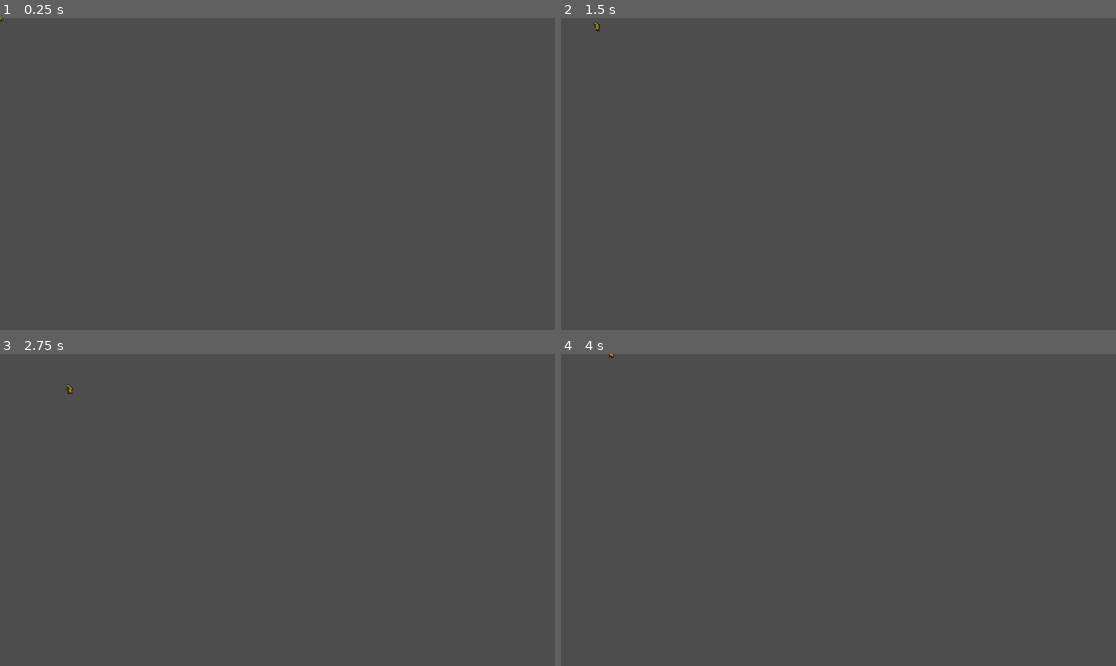
Above: before the commit, frames 1-4 (two rows, left to right).
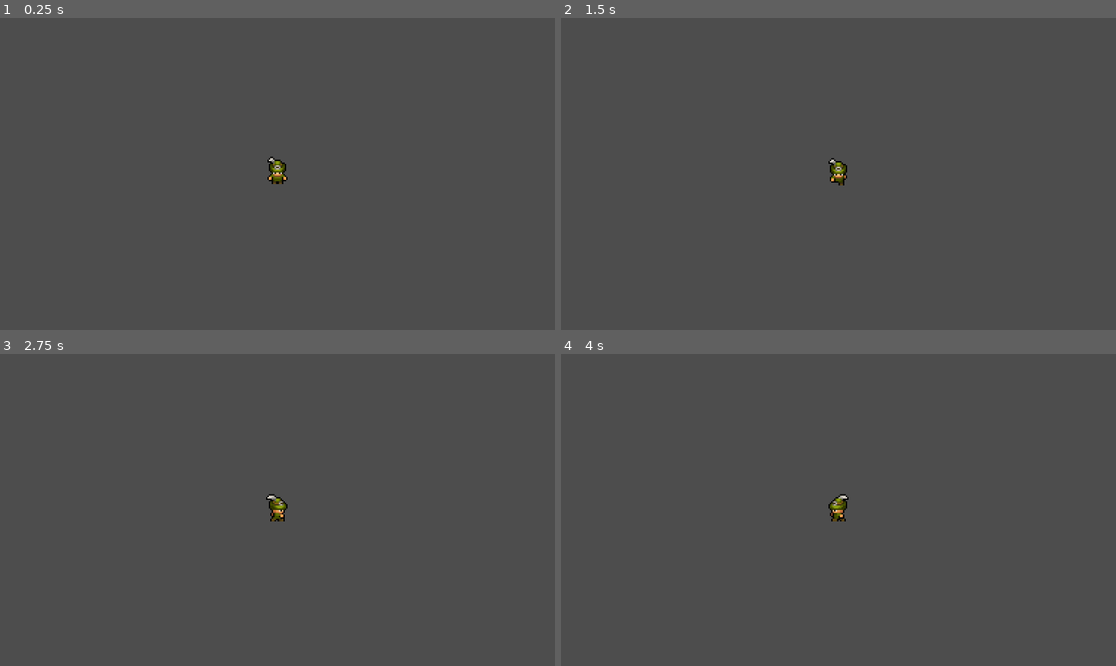
Above: after the commit, the same moments.

Repository: fcc-cs/a7-2d-survival-game-SahulGill
Game: Godot game, scene res://scenes/player.tscn
The game is run twice, just before and just after one commit, with the same random seed, the same clock (stepped at 60 frames per second) and the same inputs.
Inputs:
- Up to frame 1 (0.25 s): no input
- Up to frame 2 (1.5 s): tap Enter at 0.5 s; hold D (right) 0.53-1.28 s; tap Space at 1.25 s; hold S (down) from 1.28 s (still down)
- Up to frame 3 (2.75 s): release S (down) at 2.03 s; hold D (right) from 2.03 s (still down)
- Up to frame 4 (4 s): tap Enter at 2.75 s; release D (right) at 2.78 s; hold W (up) 2.78-3.53 s; hold A (left) from 3.53 s (still down)

The runs differ from the first frame. In frame 1, 0.2% of the frame differs, in the area x 0-52%, y 0-54%; in frame 2, 0.2%; in frame 3, 0.3%, in the area x 11-52%, y 9-54%; in frame 4, 0.2%.

Commit message:
Video #2 Tilemap setup

Diff:
--- a/survivalgame/scenes/player.tscn
+++ b/survivalgame/scenes/player.tscn
@@ -558,3 +558,10 @@
 [node name="CollisionShape2D" type="CollisionShape2D" parent="."]
 position = Vector2(0, 3)
 shape = SubResource("CircleShape2D_tk41t")
+
+[node name="Camera2D" type="Camera2D" parent="."]
+zoom = Vector2(3, 3)
+limit_left = -479
+limit_top = -359
+limit_right = 359
+limit_bottom = 279
Binary file added: survivalgame/art/environment/survivalgame-terrian-water.png
Not shown, added: survivalgame/art/environment/survivalgame-terrian-water.png.import
